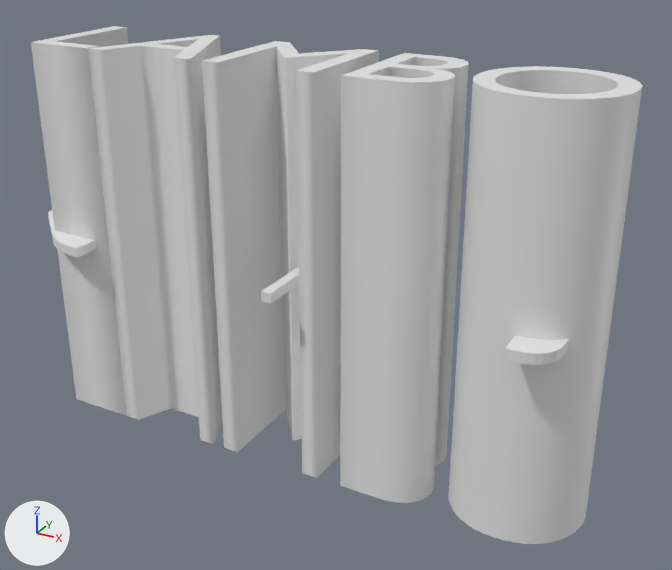
One commit to the Blender file static/keytag.blend: the scene before it, then after it.
Rendered twice from a camera (50 mm lens) standing at (4.24, -7.2, 3.53) and looking at (0.2, 0.14, -0.15). The lights are fixed; the arrows at lower left show +X, +Y and +Z. Text is drawn in Blender's own font.

Objects in the first picture: 'L', 'R', 'Text'.
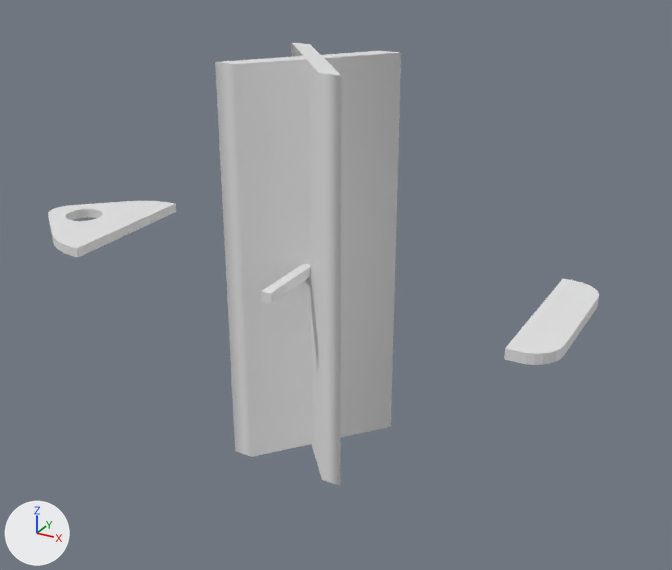
Scene script edits in JSON lines:
```json
{"op": "set", "path": "txt_text.body", "old": "'LAMBO'", "new": "'X'"}
```

Where the change shows, as pixel boxes (x1, y1, x2, y2) in the pictures (672 x 570 px):
```json
{"object": "Text", "change": "text changed", "before": [31, 26, 642, 544], "after": [215, 42, 401, 486]}
{"object": "R", "change": "unchanged, uncovered by the edit", "before": [504, 336, 569, 365], "after": [504, 279, 599, 365]}
{"object": "L", "change": "unchanged, uncovered by the edit", "before": [48, 210, 96, 257], "after": [48, 201, 176, 257]}
```
